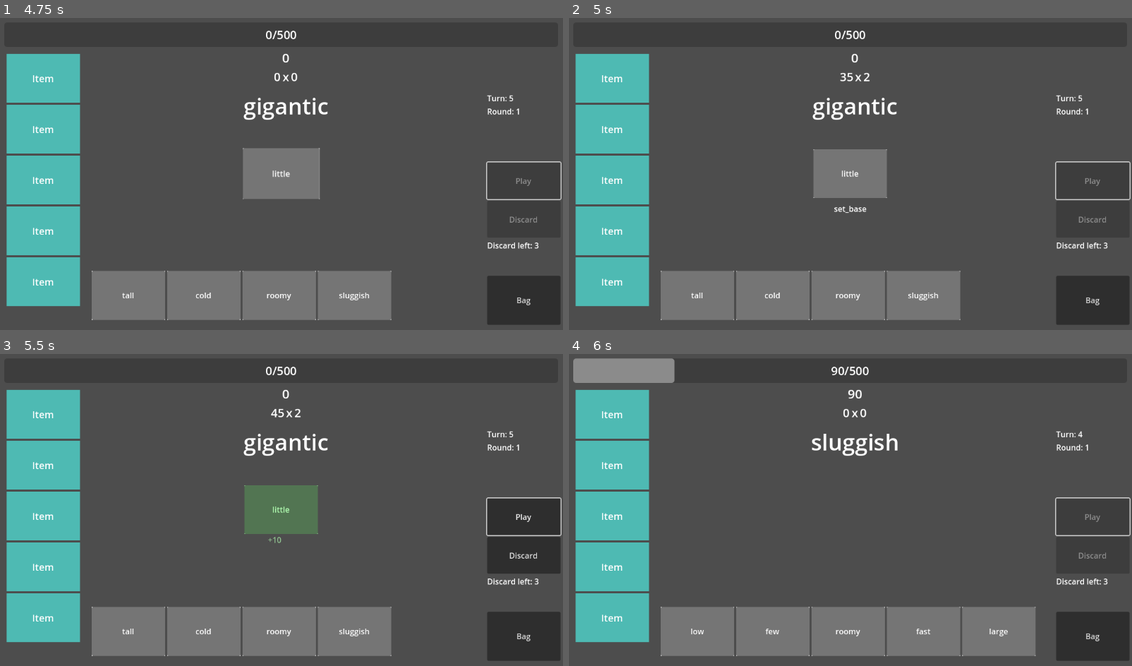
Above: before the commit, frames 1-4 (two rows, left to right).
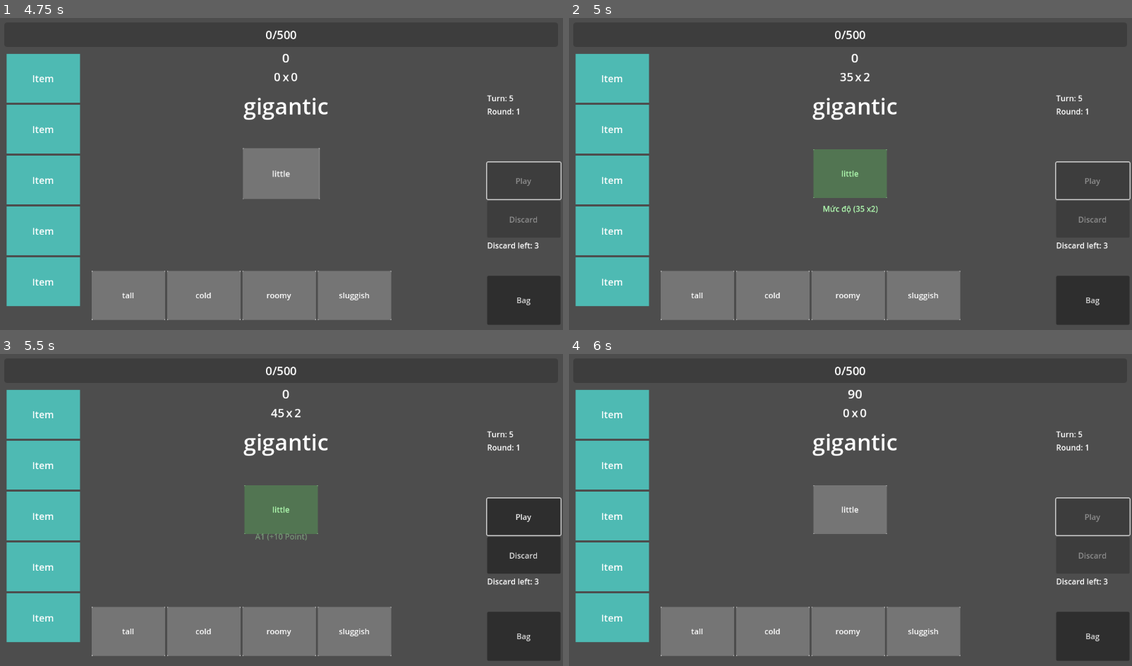
Above: after the commit, the same moments.

Repository: BMinh166/english-game-learning
Game: Godot game, scene res://scenes/Main.tscn
Same seed, same stepped clock (60 frames per second), same inputs: the game is played once before the commit and once after it.
Inputs (mouse positions are in pixels of both pictures, inside the frame that each line leads up to):
- Up to frame 1 (4.75 s): click "Bag" at 0.5 s; click "Bag" at 1.25 s; click "Bag" at 2 s; click "Back" at 2.75 s; tap Enter at 3.5 s; move the mouse to (129, 295) at 3.52 s; click (129, 295) at 3.67 s; click "Play" at 4.25 s
- Up to frame 2 (5 s): no input
- Up to frame 3 (5.5 s): move the mouse to (281, 510) at 5.02 s; click (281, 510) at 5.17 s
- Up to frame 4 (6 s): click "Play" at 5.75 s

Frame 1 is identical in both runs. In frame 2, 2.2% of the frame differs, in the area x 43-57%, y 42-63%; in frame 3, less than 0.1%; in frame 4, 6.3%, in the area x 0-92%, y 1-97%.

Commit message:
Add Chain System

Diff:
--- /dev/null
+++ b/scenes/Score/ChainSystem.gd
@@ -0,0 +1,40 @@
+class_name ChainSystem
+
+var chain_count: int = 0
+var max_chain: int = 4
+
+# 👇 thêm biến này
+var chain_mult: float = 1.0
+
+func reset():
+	chain_count = 0
+	chain_mult = 1.0
+
+func apply_chain(is_valid: bool) -> Dictionary:
+	var result = {
+		"applied": false,
+		"chain_count": chain_count,
+		"chain_mult": chain_mult,
+		"delta_mult": 1.0
+	}
+
+	if is_valid:
+		chain_count += 1
+		chain_count = min(chain_count, max_chain)
+
+		if chain_count > 1:
+			var delta = 1.5
+			chain_mult *= delta
+
+			result.applied = true
+			result.delta_mult = delta
+	else:
+		reset()
+
+	result.chain_count = chain_count
+	result.chain_mult = chain_mult
+
+	return result
+
+func get_chain_count() -> int:
+	return chain_count
--- a/scripts/GameManager.gd
+++ b/scripts/GameManager.gd
@@ -4,6 +4,7 @@
 var relation
 var score_system
 var generate_words
+var chain_system
 
 var max_discard = 3
 var discard_left = 3
@@ -24,6 +25,7 @@
 var turn = 5
 var max_turn = 5
 var is_scoring = false
+var step_delay: float = 0.2
 
 #SIGNALS
 signal update_state_ui(state)
@@ -37,6 +39,7 @@
 	relation = Relation.new()
 	score_system = Score.new()
 	generate_words = GenerateWords.new()
+	chain_system = ChainSystem.new()
 #
 	start_game()
 		#
@@ -73,6 +76,7 @@
 	is_scoring = true
 
 	var selected_words = []
+	chain_system.reset()
 
 	for card in cards:
 		selected_words.append(card.data)
@@ -92,22 +96,48 @@
 		var relations = relation.check_relation(current_word, word)
 		var steps = score_system.build_steps(relations, word.level)
 
-		var score_one = await process_single_word(steps, card)
+		print("\n=== NEW WORD ===")
+		print("WORD:", word.text)
+		print("RELATIONS:", relations.size())
+		print("STEPS:", steps)
+
+		print("CHAIN:", chain_system.get_chain_count(), " MULT:", mult)
+
+		var is_valid = relations.size() > 0
+		var score_one = await process_single_word(steps, card, is_valid)
 
 		result_score += score_one
 
 		mult = 0
 		point = 0
 		emit_signal("update_score_counting", get_state())
-		await get_tree().create_timer(0.3).timeout
+		await wait_step()
+
+	await get_tree().create_timer(0.3).timeout
 
 	# ===== APPLY =====
 	score += result_score
 	turn -= 1
 	discard_left = max_discard
 
-	if score >= target_score:
-		next_round()
+	print("Final Total Score: ", score)
+	# 👉 FIX: loop qua nhiều round nếu đủ điểm
+	var round_passed = 0
+
+	while score >= target_score:
+		score -= target_score
+		round += 1
+		target_score = int(target_score * 1.5)
+		round_passed += 1
+
+		print("=== NEXT ROUND ===", "Round:", round, "Score left:", score)
+
+	# 👉 reset turn nếu có qua ít nhất 1 round
+	if round_passed > 0:
+		turn = max_turn
+		discard_left = max_discard
+
+	# 👉 nếu không qua round nào thì check game over
 	elif turn <= 0:
 		end_game()
 		return
@@ -119,11 +149,11 @@
 
 	is_scoring = false
 
-func process_single_word(steps: Array, card) -> int:
-
+func process_single_word(steps: Array, card, is_valid: bool) -> int:
 	point = 0
 	mult = 1
 
+	# ===== BASE STEPS =====
 	for step in steps:
 		apply_step(step)
 
@@ -133,21 +163,108 @@
 		})
 
 		emit_signal("update_score_counting", get_state())
-
-		await get_tree().create_timer(0.3).timeout
+		await wait_step()
+
+	print("[BASE RESULT]")
+	print("point:", point, " mult:", mult)
+
+	# ===== CHAIN APPLY =====
+	var chain_data = chain_system.apply_chain(is_valid)
+
+	print("[CHAIN DATA]")
+	print("is_valid:", is_valid)
+	print("chain_count:", chain_data.chain_count)
+	print("chain_mult:", chain_data.chain_mult)
+	print("delta_mult:", chain_data.delta_mult)
+
+	# 👉 tính mult cuối (CHỈ 1 LẦN)
+	var final_mult = mult * chain_data.chain_mult
+
+	print("[FINAL CALC]")
+	print("base_mult:", mult)
+	print("chain_mult:", chain_data.chain_mult)
+	print("final_mult(before round):", final_mult)
+
+	# 👇 floating text cho chain (x1.5)
+	if chain_data.applied:
+		var chain_level = chain_data.chain_count - 1  # vì chain 1 = base
+		var chain_mult_str = format_float(chain_data.chain_mult)
+
+		var text = "Chain " + str(chain_level) + " (x" + chain_mult_str + " Mult)"
+
+		emit_signal("show_floating_text", card, {
+			"text": text,
+			"type": "chain"
+		})
+
+		#await get_tree().create_timer(0.3).timeout
+
+	# 👉 áp dụng mult cuối (ROUND TẠI ĐÂY)
+	mult = int(final_mult)
+
+	#mult *= mult
+	#mult *= mult
+	#mult = int(mult)
+
+	# 🔥 QUAN TRỌNG: update UI sau khi có mult cuối
+	emit_signal("update_score_counting", get_state())
+
+	await wait_step()
 
 	var score_one = point * mult
 
+	print("FINAL SCORE:", score_one)
+
 	return score_one
+
+func format_float(value: float) -> String:
+	var s = str(value)
+
+	# làm tròn tối đa 3 chữ số thập phân
+	s = "%.3f" % value
+
+	# bỏ số 0 dư
+	s = s.rstrip("0").rstrip(".")
+
+	# đổi . thành ,
+	s = s.replace(".", ",")
+
+	return s
 
 func get_text_from_step(step):
 	match step.type:
+
+		"set_base":
+			var label = step.get("relation_label", "")
+			var p = step.get("point", 0)
+			var m = step.get("mult", 1)
+
+			return label + " (" + str(p) + " x" + str(m) + ")"
+
 		"add_point":
-			return "+" + str(step.value)
+			var value = step.value
+			var source = step.get("source", "")
+
+			if source == "level":
+				return step.level + " (+" + str(value) + " Point)"
+			else:
+				return "+" + str(value) + " Point"
+
 		"add_mult":
-			return "x" + str(step.value)
+			var value = step.value
+			var source = step.get("source", "")
+
+			if source == "level":
+				return step.level + " (+" + str(value) + " Mult)"
+			else:
+				return "+" + str(value) + " Mult"
+
 		"mul_mult":
-			return "x" + str(step.value)
+			return "x" + str(step.value) + " Mult"
+
+		"chain":
+			return "Chain x" + str(step.value)
+
 		_:
 			return step.type
 
@@ -168,6 +285,9 @@
 		"mul_mult":
 			mult *= step.value
 			print("UPDATE SCORE: Mul mult")
+
+func wait_step():
+	return get_tree().create_timer(step_delay).timeout
 
 func next_round():
 	round += 1
--- a/scripts/Relation.gd
+++ b/scripts/Relation.gd
@@ -20,6 +20,6 @@
 		relations.append({"type": "family", "point": 30, "mult": 1, "word" : word_b.text})
 
 	if has_common(word_a.groups.type, word_b.groups.type):
-		relations.append({"type": "type", "point": 25, "mult": 1, "word" : word_b.text})
+		relations.append({"type": "pos", "point": 25, "mult": 1, "word" : word_b.text})
 
 	return relations
--- a/scripts/Score.gd
+++ b/scripts/Score.gd
@@ -7,7 +7,7 @@
 	if relations.is_empty():
 		return steps
 
-	# 1. Tìm best relation
+	# 1. chọn best relation
 	var best = relations[0]
 
 	for r in relations:
@@ -17,51 +17,50 @@
 		if current_score > best_score:
 			best = r
 
-	# 2. Base step (rất quan trọng)
+	# 2. base step
 	steps.append({
 		"type": "set_base",
 		"point": best.point,
 		"mult": best.mult,
-		"desc": "Best hand",
+
+		"relation_type": best.type,
+		"relation_label": get_relation_label(best.type),
+
 		"word": best.word
 	})
 
-	# 3. Level bonus -> convert thành step
+	# 3. level bonus
 	match level:
 		"A1", "A2":
-			steps.append({
-				"type": "add_point",
-				"value": 10,
-				"desc": "Level bonus +10",
-				"word": best.word
-			})
+			steps.append(_create_level_step("add_point", 10, level, best.word))
 		"B1":
-			steps.append({
-				"type": "add_point",
-				"value": 15,
-				"desc": "Level bonus +15",
-				"word": best.word
-			})
+			steps.append(_create_level_step("add_point", 15, level, best.word))
 		"B2":
-			steps.append({
-				"type": "add_point",
-				"value": 20,
-				"desc": "Level bonus +20",
-				"word": best.word
-			})
+			steps.append(_create_level_step("add_point", 20, level, best.word))
 		"C1":
-			steps.append({
-				"type": "add_mult",
-				"value": 2,
-				"desc": "Level bonus +2 mult",
-				"word": best.word
-			})
+			steps.append(_create_level_step("add_mult", 2, level, best.word))
 		"C2":
-			steps.append({
-				"type": "add_mult",
-				"value": 3,
-				"desc": "Level bonus +3 mult",
-				"word": best.word
-			})
+			steps.append(_create_level_step("add_mult", 3, level, best.word))
 
 	return steps
+
+
+func _create_level_step(type, value, level, word):
+	return {
+		"type": type,
+		"value": value,
+		"source": "level",
+		"level": level,
+		"label": "Level " + level,
+		"word": word
+	}
+
+
+func get_relation_label(type: String) -> String:
+	match type:
+		"synonym": return "Đồng nghĩa"
+		"antonym": return "Trái nghĩa"
+		"degree": return "Mức độ"
+		"family": return "Gia đình từ"
+		"pos": return "Cùng loại"
+		_: return type
--- a/scripts/Ui.gd
+++ b/scripts/Ui.gd
@@ -109,6 +109,10 @@
 func _on_show_floating_text(card, data):
 	if !is_instance_valid(card):
 		return
+	# 🔥 highlight card đang được tính
+	if card.has_method("set_selected"):
+		card.set_selected(true)
+
 	print("FT_---- SPAWN ----")
 	print("FT_CARD SIZE:", card.size)
 	print("FT_TEXT:", data.text)
@@ -134,7 +138,11 @@
 
 	print("FT_POS BEFORE PLAY:", ft.position)
 
-	ft.play(data.text)
+	await ft.play(data.text)
+	await get_tree().create_timer(0.2).timeout
+	# 🔻 bỏ highlight sau khi xong
+	if is_instance_valid(card) and card.has_method("set_selected"):
+		card.set_selected(false)
 
 
 func _on_clear_center():
Not shown, added: scenes/Score/ChainSystem.gd.uid
